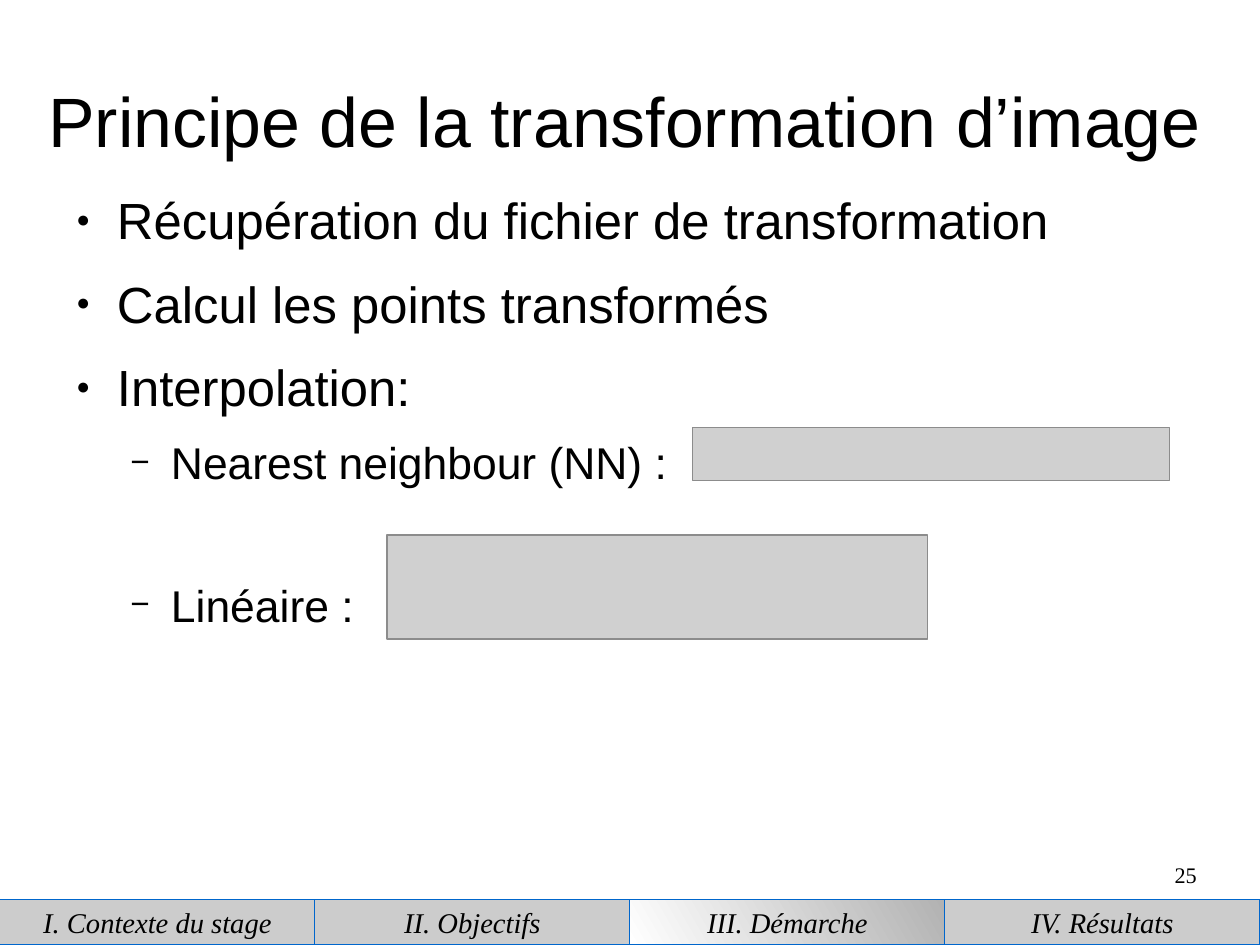
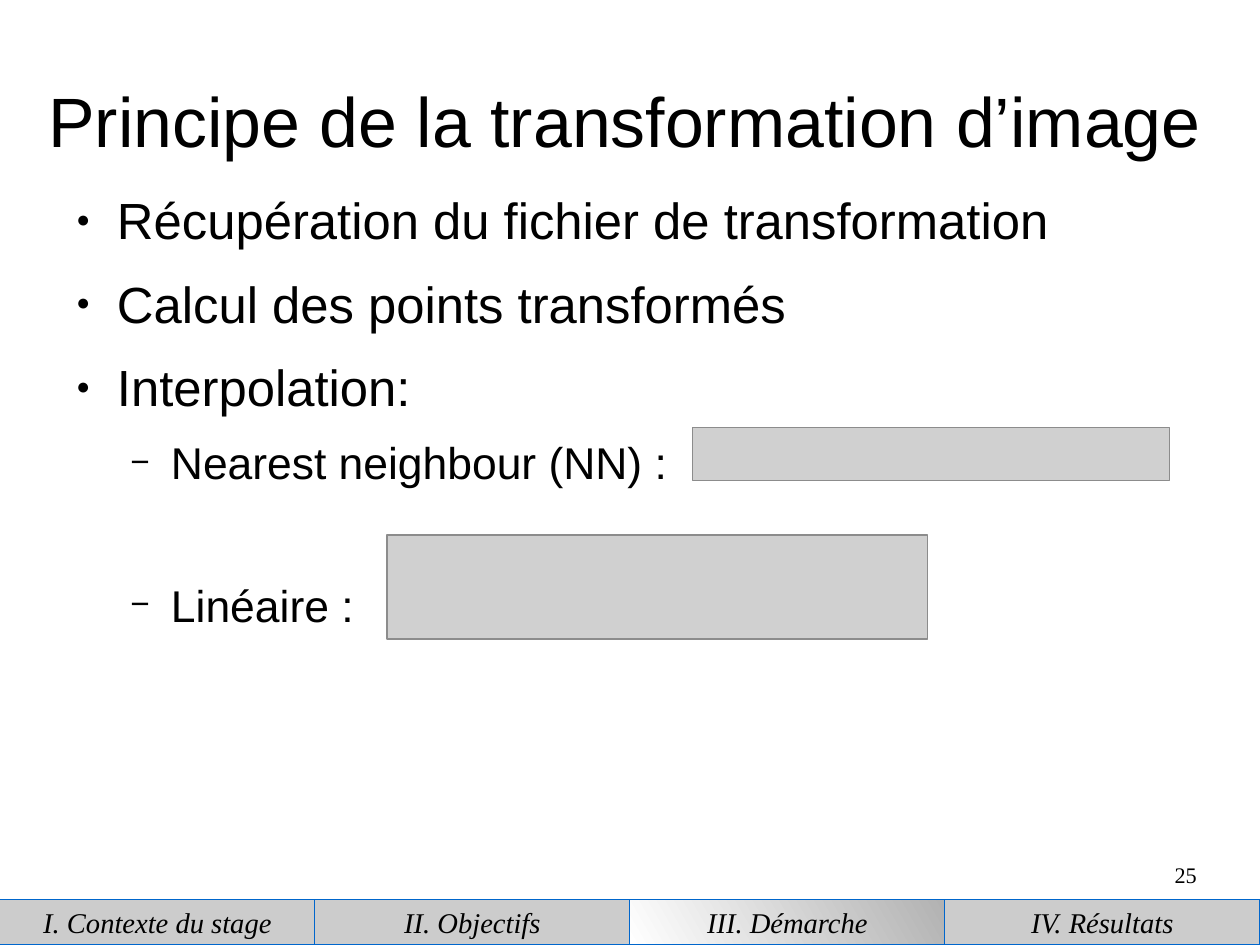
Before and after one commit to piatf/Report-2016-interniship-BioMedIA, a slide deck: slide 25 of presentation.odp. Drawn at 1260x945 pixels with LibreOffice and Linux fonts; fonts in the diff are those of the drawing; grey boxes stand for pictures. Boxes give left, top, right and bottom in pixels: in the first picture for what was removed or moved away, otherwise in the second. Text is boxed around its words. In the diff, an @@ line names an element or a change of style, - is before the commit and + after.

```diff
--- a/presentation.odp
+++ b/presentation.odp
@@ text at <box>117,285,786,333</box>: text changed @@
-● Calcul les points transformés
+● Calcul des points transformés
```
Also in this commit, not shown: 2 other slides changed.
